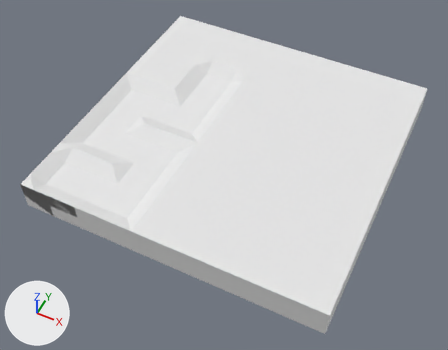
Renders of the OBJ model Assets/Stimuli/38f.obj from each side of a commit.
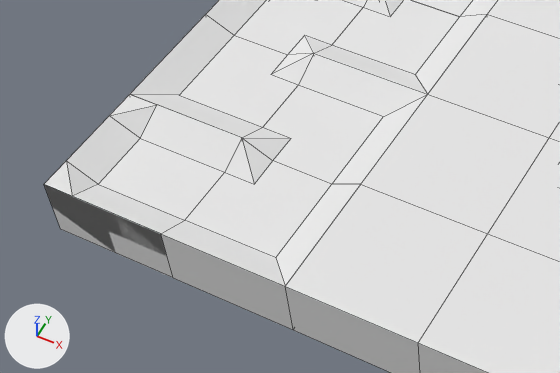
The first picture shows the older version from a 50 mm camera at (22.13, -9.36, 14.85) aimed at (15.91, 3.08, -0.7). The close-ups show both versions on the part from 0% to 58% of the width and 28% to 78% of the height of that picture; other places that the commit changed are outside them. The axes (+X, +Y, +Z) are drawn at lower left. The lights are the same throughout. The close-ups show mesh edges as thin lines. Where no turn or scale is listed for an object, it has been applied to the vertices. Vertices at the same position are counted once.

Objects in the first close-up: 'foil.block.2.0_block.24034', 'foil.block.2.1_block.24035', 'foil.block.2.2_block.24036', 'foil.block.2.3_block.24037', 'foil.block.3.0_block.24039', 'foil.block.3.1_block.24040', 'foil.corner.0.1_corner.5417', 'foil.corner.0.2_corner.5418', 'foil.corner.1.0_corner.5419', 'foil.corner.1.1_corner.5420', 'foil.corner.1.2_corner.5421', 'foil.ending.0.0_ending.2671'.
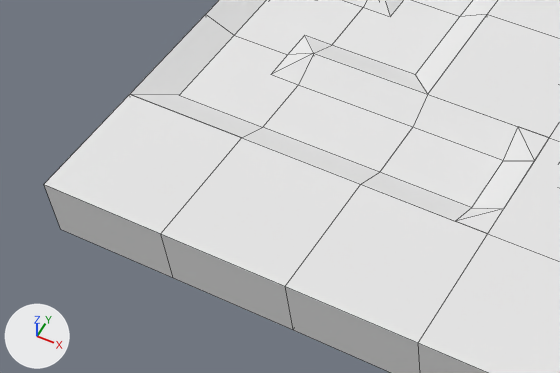
Diff of the bpy script that builds the scene:
```diff
--- a/Assets/Stimuli/38f.obj.py
+++ b/Assets/Stimuli/38f.obj.py
@@ me_foil_block_2_1_block_24035 @@
 me_foil_block_2_1_block_24035.from_pydata(...)  # 8 vertices, 6 faces; spans x 15.0..17.0, y 1.0..3.0, z -0.5..0.5
 # verts and faces of me_foil_block_2_1_block_24035; kept vertices keep their numbers, new ones are numbered from 8
-me_foil_block_2_1_block_24035.materials.append(mat_material)  # white #e7e7e7
+# me_foil_block_2_1_block_24035 part 3
+delete_faces([(0, 1, 3, 2), (4, 6, 7, 5), (1, 5, 7, 3)])
+verts[8] = (16.5, 1.5, 0.25)  # pixel (471, 207)
+verts[9] = (15.0, 1.5, 0.25)  # pixel (379, 172)
+verts[10] = (17.0, 1.5, 0.5)  # pixel (503, 208)
+for new, old in zip([11, 12, 13], [8, 9, 10]): verts[new] = verts[old] + (0.0, 1.0, 0.0)
+verts[14] = (16.5, 3.0, 0.5)  # pixel (518, 126)
+verts[15] = (16.5, 1.0, 0.5)  # pixel (455, 221)
+faces += [(4, 6, 7, 13, 10, 5), (8, 11, 12, 9), (0, 4, 5, 15, 1), (5, 10, 15), (2, 3, 14, 7, 6), (7, 14, 13)]
+faces += [(11, 13, 14), (8, 15, 10), (8, 10, 13, 11), (3, 12, 11, 14), (1, 15, 8, 9), (0, 1, 9, 12, 3, 2)]
+me_foil_block_2_1_block_24035.materials.append(mat_none)  # white #e7e7e7
@@ me_foil_corner_1_0_corner_5419 @@
 me_foil_corner_1_0_corner_5419.from_pydata(...)  # 15 vertices, 10 faces, 3 loose edges; spans x 13.0..15.0, y -1.0..1.0, z -0.5..0.5
 # verts and faces of me_foil_corner_1_0_corner_5419; kept vertices keep their numbers, new ones are numbered from 15
-me_foil_corner_1_0_corner_5419.materials.append(mat_none)  # white #e7e7e7
+# me_foil_corner_1_0_corner_5419 part 2
+delete_vertices([0, *range(9, 15)])  # with the faces that use them
+faces += [(1, 3, 4, 2), (1, 2, 6, 5), (2, 4, 8, 6)]
+me_foil_corner_1_0_corner_5419.materials.append(mat_material)  # white #e7e7e7
@@ me_foil_corner_1_1_corner_5420 @@
 me_foil_corner_1_1_corner_5420.from_pydata(...)  # 15 vertices, 10 faces, 3 loose edges; spans x 13.0..15.0, y 1.0..3.0, z -0.5..0.5
 # verts and faces of me_foil_corner_1_1_corner_5420; kept vertices keep their numbers, new ones are numbered from 15
+# me_foil_corner_1_1_corner_5420 part 4
+delete_vertices([*range(11, 15)])  # with the faces that use them
+delete_faces([(3, 7, 8, 4)])
+verts[0] = (15.0, 2.5, 0.25)  # moved, pixel (412, 127)
+verts[15] = (15.0, 1.5, 0.25)  # pixel (379, 172)
+faces += [(1, 3, 4, 2), (0, 15, 4, 3, 7, 8), (2, 4, 15, 10), (0, 9, 10, 15)]
 me_foil_corner_1_1_corner_5420.materials.append(mat_none)
@@ me_foil_ending_0_0_ending_2671 @@
 me_foil_ending_0_0_ending_2671.from_pydata(...)  # 16 vertices, 15 faces; spans x 11.0..13.0, y -1.0..1.0, z -0.5..0.5
 # verts and faces of me_foil_ending_0_0_ending_2671; kept vertices keep their numbers, new ones are numbered from 16
-me_foil_ending_0_0_ending_2671.materials.append(mat_none)  # white #e7e7e7
+# me_foil_ending_0_0_ending_2671 part 1
+delete_vertices([0, 1, *range(10, 16)])  # with the faces that use them
+faces += [(4, 8, 9, 5), (2, 3, 7, 6), (3, 5, 9, 7)]
+me_foil_ending_0_0_ending_2671.materials.append(mat_material)  # white #e7e7e7
```

Where the change shows, as pixel boxes (x1, y1, x2, y2) in the close-ups (560 x 373 px):
part 1 of me_foil_ending_0_0_ending_2671, cut back
    before: (44, 102, 241, 259)
    after: (44, 102, 241, 234)
part 2 of me_foil_corner_1_0_corner_5419, cut back
    both: (161, 138, 361, 286)
part 3 of me_foil_block_2_1_block_24035, built on
    both: (361, 94, 549, 234)
part 4 of me_foil_corner_1_1_corner_5420, cut back
    before: (243, 94, 428, 184)
    after: (243, 113, 413, 184)
